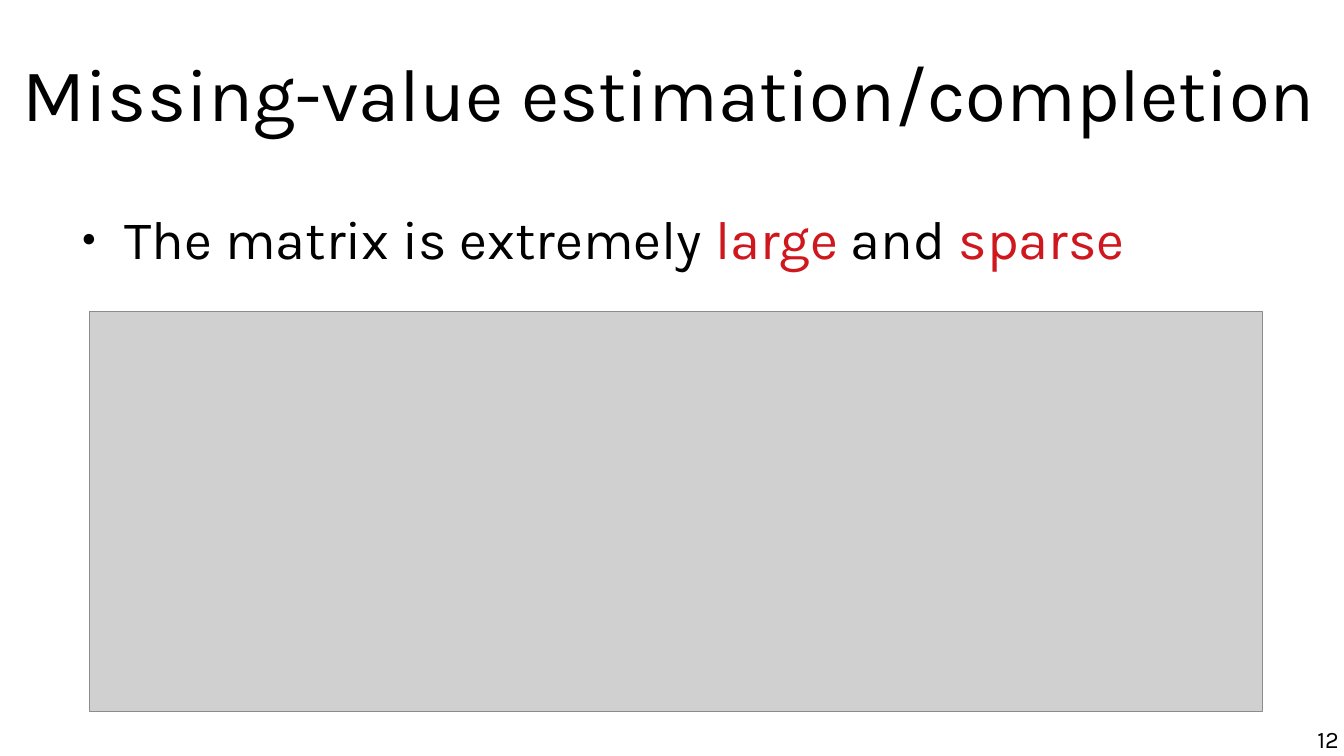
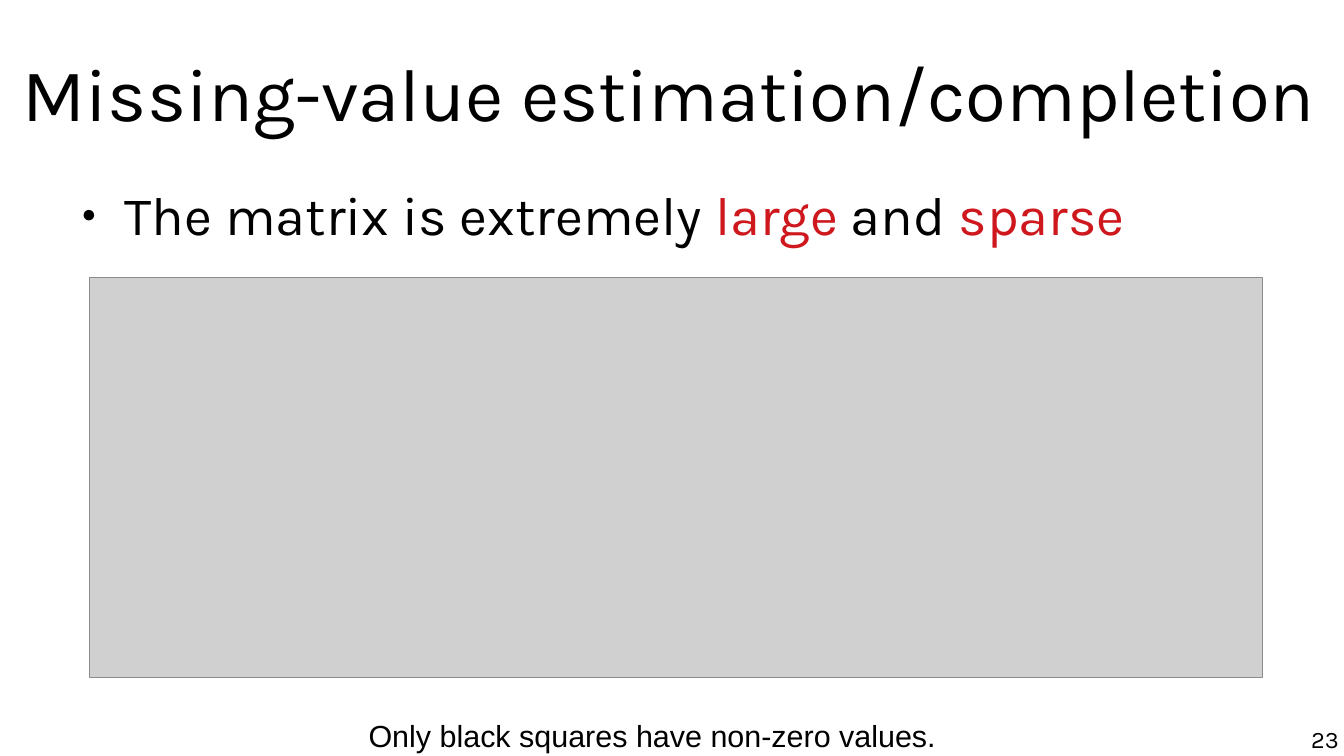
Before and after one commit to chatox/data-mining-course, a slide deck: slide 23 of theory/tt08_recommender_systems.odp (slide 12 before the commit). Drawn at 1344x756 pixels with LibreOffice and Linux fonts; fonts in the diff are those of the drawing; grey boxes stand for pictures. Boxes give left, top, right and bottom in pixels: in the first picture for what was removed or moved away, otherwise in the second. Text is boxed around its words. In the diff, an @@ line names an element or a change of style, - is before the commit and + after.

```diff
--- a/theory/tt08_recommender_systems.odp
+++ b/theory/tt08_recommender_systems.odp
@@ text "The matrix is extremely large ..." moved from (x1=125, y1=221, x2=1125, y2=273) to (x1=125, y1=197, x2=1125, y2=249) @@
@@ picture moved from (x1=89, y1=312, x2=1262, y2=712) to (x1=89, y1=278, x2=1262, y2=678) @@
@@ text added at (x1=369, y1=725, x2=935, y2=753), 18 pt, text #000000 @@
+Only black squares have non-zero values.
@@ page number at (x1=1311, y1=733, x2=1339, y2=749): text changed @@
-12
+23
```
Also in this commit, not shown: 3 other slides changed, 17 slides added, 5 slides removed.
